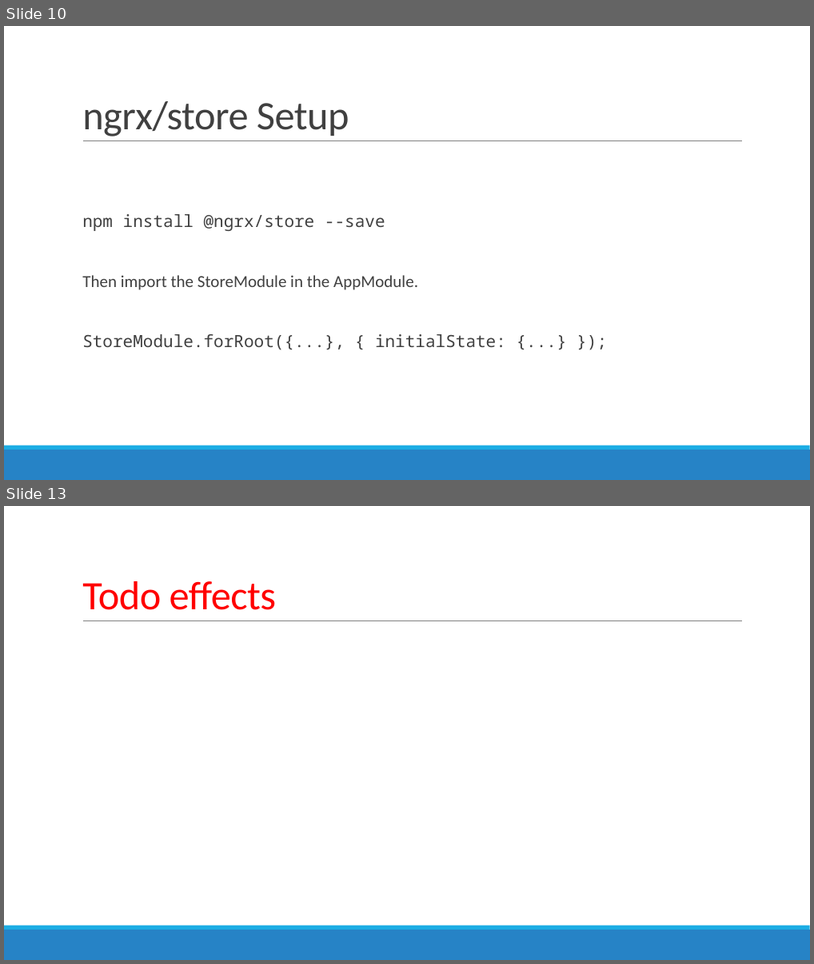
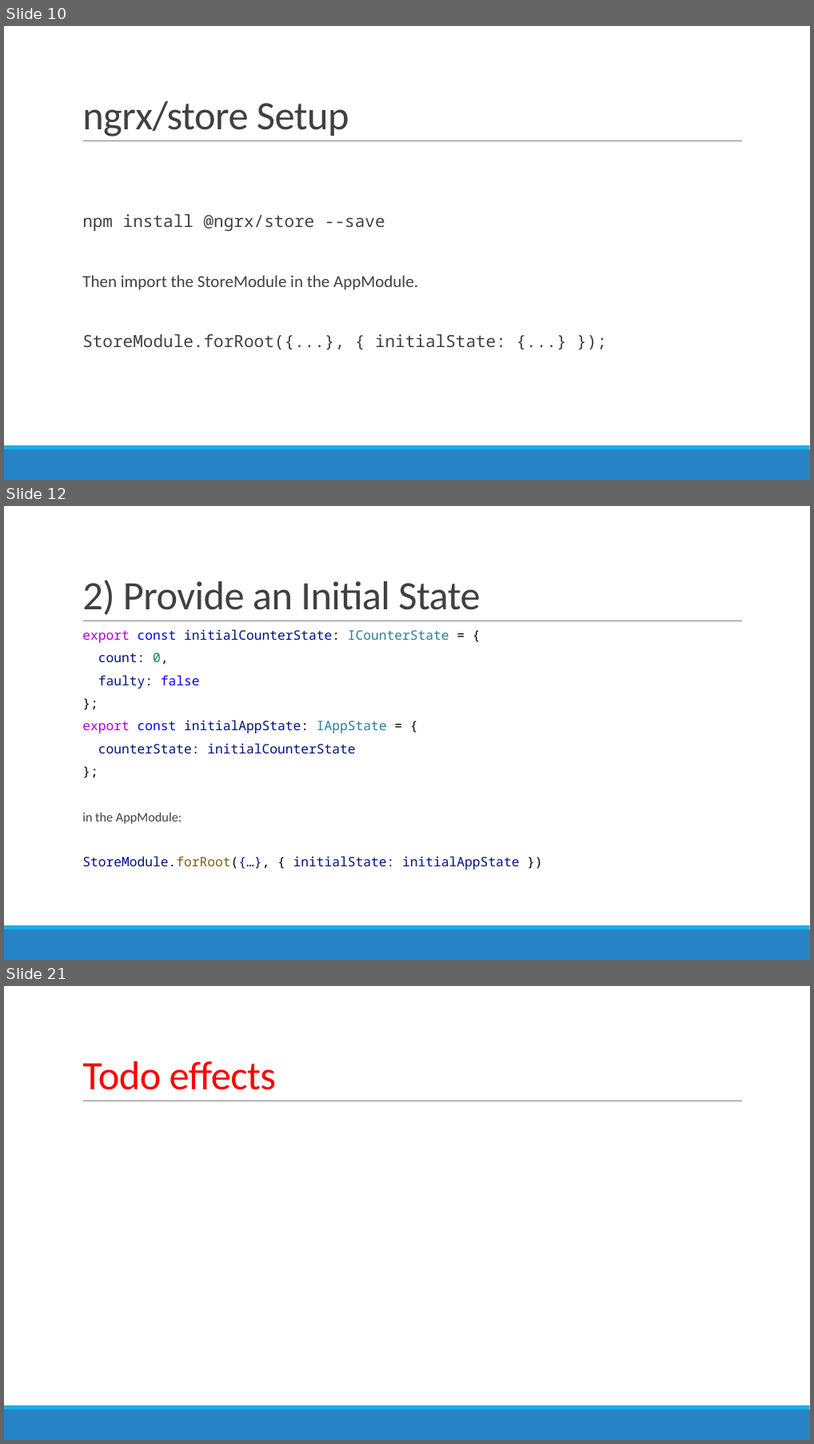
Before and after one commit to AGiorgetti/ngrx101, a slide deck: ReactiveProgramming_ngrx.pptx. Shown one above the other, each under a label of ours: slides 10 and 13 before the commit, slides 10, 12 and 21 after it; the slides between them are not shown. The pictures are 814x964 and 814x1444 pixels, drawn with LibreOffice and Linux fonts; fonts in the diff are those of the drawing. Boxes give left, top, right and bottom in pixels: in the first picture for what was removed or moved away, otherwise in the second. Text is boxed around its words. In the diff, an @@ line names an element or a change of style, - is before the commit and + after.

```diff
--- a/ReactiveProgramming_ngrx.pptx
+++ b/ReactiveProgramming_ngrx.pptx
@@ slide 12 added at (4,506,810,960), background #FFFFFF; not listed: 3 template elements that a slide beside it also shows @@
@@ title added at (82,580,480,615), 48 pt, text #404040 @@
+2) Provide an Initial State
@@ text added at (82,629,519,869), 15.5 pt, text #001080 @@
+  export const initialCounterState: ICounterState = {
+  count: 0,
+  faulty: false
+  };
+  export const initialAppState: IAppState = {
+  counterState: initialCounterState
+  };
+  in the AppModule:
+  StoreModule.forRoot({…}, { initialState: initialAppState })
@@ what was slide 13 is now slide 21 @@
```
Also in this commit, not shown: 1 slide changed, 8 other slides added, 1 slide removed, 7 other files.
